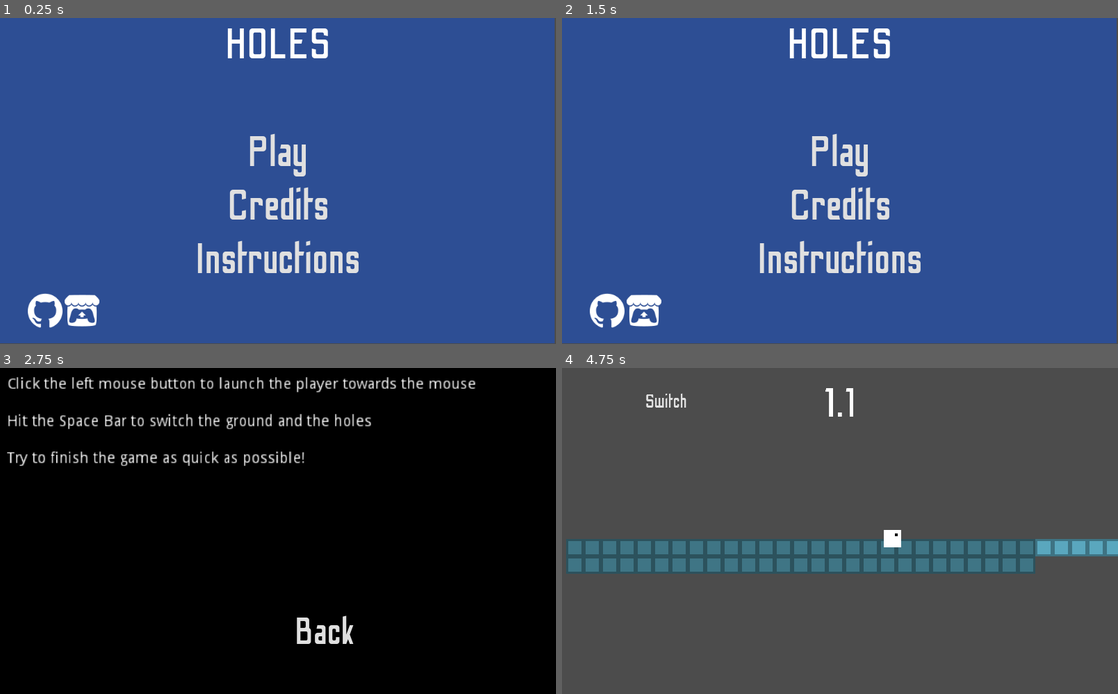
Above: before the commit, frames 1-4 (two rows, left to right).
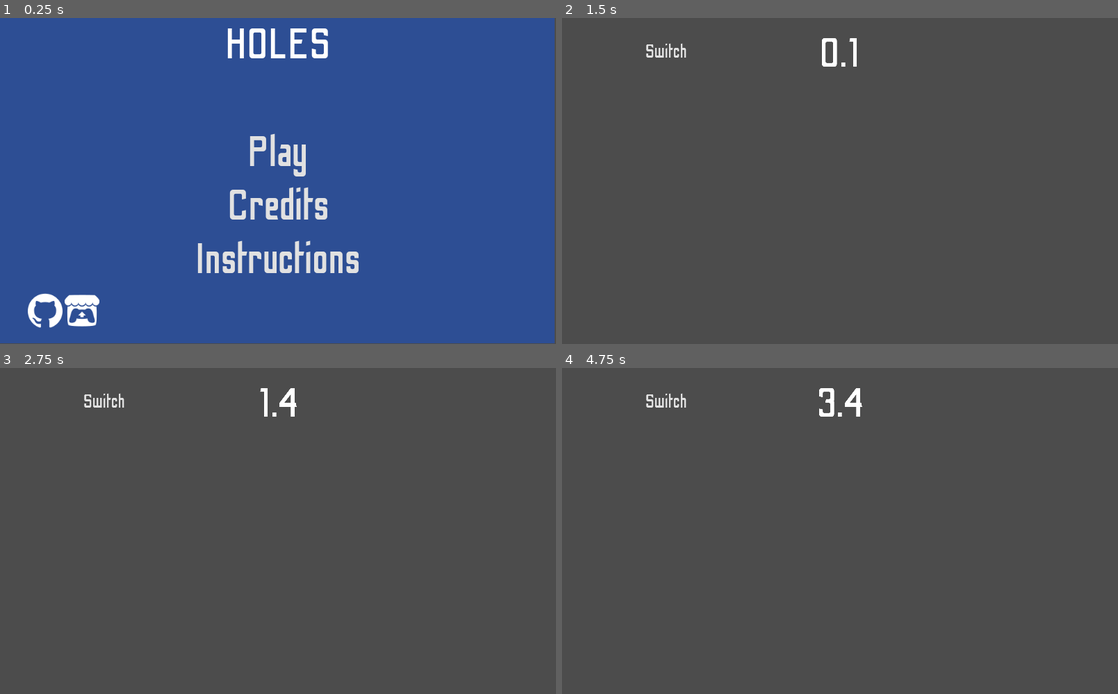
Above: after the commit, the same moments.

Repository: jonot-cyber/brackeys-game-jam-game-that-i-am-doing
Game: Godot game, scene res://Scenes/Menu.tscn
Same seed, same stepped clock (60 frames per second), same inputs: the game is played once before the commit and once after it. Before the commit the project starts from res://Scenes/UI.tscn.
Inputs (mouse positions are in pixels of both pictures, inside the frame that each line leads up to):
- Up to frame 1 (0.25 s): no input
- Up to frame 2 (1.5 s): click "Credits" at 0.5 s; click "Back" at 1.25 s
- Up to frame 3 (2.75 s): click (278, 609) at 2 s, where only the run before the commit has a clickable "Instructions"
- Up to frame 4 (4.75 s): click (884, 632) at 2.75 s, where only the run before the commit has a clickable "Back"; click (840, 501) at 3.5 s, where only the run before the commit has a clickable "Play"; tap Enter at 4.25 s; move the mouse to (962, 514) at 4.27 s; click (962, 514) at 4.42 s; tap Space at 4.52 s

The runs differ from the first frame. In frame 2, 99% of the frame differs, in the area x 0-100%, y 0-100%; in frame 3, 99%; in frame 4, 10%.

Commit message:
Fix some more stuff

Diff:
--- /dev/null
+++ b/Scenes/Menu.tscn
@@ -0,0 +1,135 @@
+[gd_scene load_steps=11 format=2]
+
+[ext_resource path="res://Scripts/UI/Itch.gd" type="Script" id=1]
+[ext_resource path="res://Assets/OdibeeSans-Regular.ttf" type="DynamicFontData" id=2]
+[ext_resource path="res://Assets/Images/github.svg" type="Texture" id=3]
+[ext_resource path="res://Assets/Images/itch-dot-io.svg" type="Texture" id=4]
+[ext_resource path="res://Scripts/UI/Github.gd" type="Script" id=5]
+[ext_resource path="res://Scripts/UI/Button.gd" type="Script" id=6]
+[ext_resource path="res://Scripts/UI/Record.gd" type="Script" id=7]
+
+[sub_resource type="DynamicFont" id=1]
+size = 80
+font_data = ExtResource( 2 )
+
+[sub_resource type="DynamicFont" id=2]
+size = 80
+font_data = ExtResource( 2 )
+
+[sub_resource type="DynamicFont" id=3]
+size = 32
+font_data = ExtResource( 2 )
+
+[node name="UI" type="Control"]
+anchor_right = 1.0
+anchor_bottom = 1.0
+__meta__ = {
+"_edit_use_anchors_": false
+}
+
+[node name="ColorRect" type="ColorRect" parent="."]
+margin_left = -2.86395
+margin_top = -1.43201
+margin_right = 1021.14
+margin_bottom = 598.568
+color = Color( 0.176471, 0.305882, 0.580392, 1 )
+__meta__ = {
+"_edit_use_anchors_": false
+}
+
+[node name="Label" type="Label" parent="."]
+rect_min_size = Vector2( 1024, 100 )
+custom_fonts/font = SubResource( 1 )
+text = "HOLES"
+align = 1
+valign = 1
+
+[node name="VBoxContainer" type="VBoxContainer" parent="."]
+margin_left = 351.0
+margin_top = 200.0
+margin_right = 673.0
+margin_bottom = 493.0
+__meta__ = {
+"_edit_use_anchors_": false
+}
+
+[node name="Play" type="Button" parent="VBoxContainer"]
+margin_right = 322.0
+margin_bottom = 95.0
+custom_fonts/font = SubResource( 2 )
+text = "Play"
+flat = true
+script = ExtResource( 6 )
+__meta__ = {
+"_edit_use_anchors_": false
+}
+
+[node name="Credits" type="Button" parent="VBoxContainer"]
+margin_top = 99.0
+margin_right = 322.0
+margin_bottom = 194.0
+custom_fonts/font = SubResource( 2 )
+text = "Credits"
+flat = true
+script = ExtResource( 6 )
+__meta__ = {
+"_edit_use_anchors_": false
+}
+
+[node name="Instructions" type="Button" parent="VBoxContainer"]
+margin_top = 198.0
+margin_right = 322.0
+margin_bottom = 293.0
+custom_fonts/font = SubResource( 2 )
+text = "Instructions"
+flat = true
+script = ExtResource( 6 )
+__meta__ = {
+"_edit_use_anchors_": false
+}
+
+[node name="Record" type="Label" parent="."]
+margin_left = 148.0
+margin_top = 130.0
+margin_right = 367.0
+margin_bottom = 166.0
+custom_fonts/font = SubResource( 3 )
+text = "Best Time: 1 second"
+script = ExtResource( 7 )
+__meta__ = {
+"_edit_use_anchors_": false
+}
+
+[node name="HBoxContainer" type="HBoxContainer" parent="."]
+anchor_left = 0.05
+anchor_top = -0.05
+anchor_right = 0.1
+anchor_bottom = 50.0
+margin_top = 536.0
+margin_right = 1024.0
+margin_bottom = 600.0
+__meta__ = {
+"_edit_use_anchors_": false
+}
+
+[node name="Github" type="TextureButton" parent="HBoxContainer"]
+margin_right = 64.0
+margin_bottom = 30094.0
+texture_normal = ExtResource( 3 )
+texture_pressed = ExtResource( 3 )
+texture_hover = ExtResource( 3 )
+texture_disabled = ExtResource( 3 )
+texture_focused = ExtResource( 3 )
+script = ExtResource( 5 )
+
+[node name="Itch" type="TextureButton" parent="HBoxContainer"]
+margin_left = 68.0
+margin_right = 132.0
+margin_bottom = 30094.0
+texture_normal = ExtResource( 4 )
+script = ExtResource( 1 )
+[connection signal="pressed" from="VBoxContainer/Play" to="VBoxContainer/Play" method="press"]
+[connection signal="pressed" from="VBoxContainer/Credits" to="VBoxContainer/Credits" method="press"]
+[connection signal="pressed" from="VBoxContainer/Instructions" to="VBoxContainer/Instructions" method="press"]
+[connection signal="pressed" from="HBoxContainer/Github" to="HBoxContainer/Github" method="_on_Github_pressed"]
+[connection signal="pressed" from="HBoxContainer/Itch" to="HBoxContainer/Itch" method="_on_Itch_pressed"]
--- a/Scenes/Objects/Player.tscn
+++ b/Scenes/Objects/Player.tscn
@@ -9,38 +9,38 @@
 [ext_resource path="res://Assets/Music/Checkpoint.wav" type="AudioStream" id=10]
 [ext_resource path="res://Assets/Music/MusicA.ogg" type="AudioStream" id=11]
 
-[sub_resource type="CanvasItemMaterial" id=5]
+[sub_resource type="CanvasItemMaterial" id=1]
 light_mode = 1
 
-[sub_resource type="RectangleShape2D" id=6]
+[sub_resource type="RectangleShape2D" id=2]
 extents = Vector2( 16, 16 )
 
-[sub_resource type="CanvasItemMaterial" id=7]
+[sub_resource type="CanvasItemMaterial" id=3]
 light_mode = 1
 particles_animation = true
 particles_anim_h_frames = 1
 particles_anim_v_frames = 1
 particles_anim_loop = false
 
-[sub_resource type="Gradient" id=8]
+[sub_resource type="Gradient" id=4]
 colors = PoolColorArray( 0.796875, 0.0996094, 0.0996094, 1, 0.902344, 0.577403, 0.0704956, 1 )
 
-[sub_resource type="CanvasItemMaterial" id=9]
+[sub_resource type="CanvasItemMaterial" id=5]
 light_mode = 1
 
 [node name="Player" type="KinematicBody2D"]
 position = Vector2( 14.27, -19.0273 )
 script = ExtResource( 1 )
-speed = 3.5
-gravity = 0.09
+speed = 3.25
+gravity = 0.085
 
 [node name="Sprite" type="Sprite" parent="."]
-material = SubResource( 5 )
+material = SubResource( 1 )
 scale = Vector2( 2, 2 )
 texture = ExtResource( 2 )
 
 [node name="CollisionShape" type="CollisionShape2D" parent="."]
-shape = SubResource( 6 )
+shape = SubResource( 2 )
 
 [node name="Camera" type="Camera2D" parent="."]
 current = true
@@ -65,9 +65,29 @@
 damping = 23.66
 scale_amount = 13.0
 scale_amount_random = 0.5
-color_ramp = SubResource( 8 )
+color_ramp = SubResource( 4 )
 anim_speed = 1.0
 anim_speed_random = 0.32
+
+[node name="Bounce" type="CPUParticles2D" parent="."]
+material = SubResource( 5 )
+position = Vector2( 0, 50 )
+z_index = -2
+emitting = false
+lifetime = 0.5
+one_shot = true
+explosiveness = 1.0
+lifetime_randomness = 1.0
+local_coords = false
+direction = Vector2( 1, 3 )
+spread = 176.4
+gravity = Vector2( 0, -30 )
+initial_velocity = 50.0
+scale_amount = 13.0
+
+[node name="BounceTimer" type="Timer" parent="Bounce"]
+wait_time = 0.5
+one_shot = true
 
 [node name="Respawn" type="Timer" parent="."]
 one_shot = true
@@ -93,29 +113,9 @@
 volume_db = 1.0
 autoplay = true
 
-[node name="Bounce" type="CPUParticles2D" parent="."]
-material = SubResource( 9 )
-position = Vector2( 0, 50 )
-z_index = -2
-emitting = false
-lifetime = 0.5
-one_shot = true
-explosiveness = 1.0
-lifetime_randomness = 1.0
-local_coords = false
-direction = Vector2( 1, 3 )
-spread = 176.4
-gravity = Vector2( 0, -30 )
-initial_velocity = 50.0
-scale_amount = 13.0
-
-[node name="BounceTimer" type="Timer" parent="Bounce"]
-wait_time = 0.5
-one_shot = true
-
 [node name="Background" type="CanvasModulate" parent="."]
 color = Color( 0.403922, 0.74902, 0.85098, 1 )
 
 [node name="Tween" type="Tween" parent="Background"]
+[connection signal="timeout" from="Bounce/BounceTimer" to="." method="bounce_timeout"]
 [connection signal="timeout" from="Respawn" to="." method="_on_Respawn_timeout"]
-[connection signal="timeout" from="Bounce/BounceTimer" to="." method="bounce_timeout"]
--- a/Scenes/Play.tscn
+++ b/Scenes/Play.tscn
@@ -6,7 +6,7 @@
 [ext_resource path="res://Scenes/Objects/Player.tscn" type="PackedScene" id=4]
 [ext_resource path="res://Scenes/Objects/Checkpoint.tscn" type="PackedScene" id=5]
 [ext_resource path="res://Scripts/EndPoint.gd" type="Script" id=6]
-[ext_resource path="res://UI.tscn" type="PackedScene" id=7]
+[ext_resource path="res://Scenes/UI.tscn" type="PackedScene" id=7]
 
 [sub_resource type="ConvexPolygonShape2D" id=1]
 points = PoolVector2Array( 16, 16, 0, 16, 0, 0, 16, 0 )
@@ -103,7 +103,7 @@
 [sub_resource type="RectangleShape2D" id=4]
 extents = Vector2( 603.246, 2045.04 )
 
-[node name="Node2D" type="Node2D"]
+[node name="Main" type="Node2D"]
 script = ExtResource( 1 )
 
 [node name="TileMap" type="TileMap" parent="."]
@@ -135,24 +135,24 @@
 color = Color( 0.403922, 0.556863, 0.376471, 1 )
 
 [node name="Checkpoint2" parent="Checkpoints" instance=ExtResource( 5 )]
-position = Vector2( 3440, -203.452 )
+position = Vector2( 3440, -289.172 )
 color = Color( 0.392157, 0.462745, 0.541176, 1 )
 
 [node name="Checkpoint3" parent="Checkpoints" instance=ExtResource( 5 )]
-position = Vector2( 6063.12, -198.628 )
+position = Vector2( 6054.64, -308.937 )
 color = Color( 0.533333, 0.364706, 0.509804, 1 )
+switch = "blue"
 
 [node name="Checkpoint4" parent="Checkpoints" instance=ExtResource( 5 )]
-position = Vector2( 9298.31, 75.4353 )
+position = Vector2( 9284.85, 21.6179 )
 color = Color( 0.54902, 0.47451, 0.34902, 1 )
-switch = "blue"
 
 [node name="Checkpoint5" parent="Checkpoints" instance=ExtResource( 5 )]
-position = Vector2( 11160.8, 99.3658 )
+position = Vector2( 11137.3, 42.1848 )
 color = Color( 0.560784, 0.301961, 0.301961, 1 )
 
 [node name="CanvasLayer" parent="." instance=ExtResource( 7 )]
 [connection signal="reset" from="Player" to="TileMap" method="update_tiles"]
+[connection signal="switch" from="Player" to="." method="_on_Player_switch"]
 [connection signal="switch" from="Player" to="TileMap" method="update_tiles"]
-[connection signal="switch" from="Player" to="." method="_on_Player_switch"]
 [connection signal="body_entered" from="EndPoint" to="EndPoint" method="_on_EndPoint_body_entered"]
--- a/Scenes/UI.tscn
+++ b/Scenes/UI.tscn
@@ -1,135 +1,82 @@
-[gd_scene load_steps=11 format=2]
+[gd_scene load_steps=9 format=2]
 
 [ext_resource path="res://Assets/OdibeeSans-Regular.ttf" type="DynamicFontData" id=1]
-[ext_resource path="res://Scripts/UI/Button.gd" type="Script" id=2]
-[ext_resource path="res://Scripts/UI/Record.gd" type="Script" id=3]
-[ext_resource path="res://Assets/Images/github.svg" type="Texture" id=4]
-[ext_resource path="res://Assets/Images/itch-dot-io.svg" type="Texture" id=5]
-[ext_resource path="res://Scripts/UI/Github.gd" type="Script" id=6]
-[ext_resource path="res://Scripts/UI/Itch.gd" type="Script" id=7]
+[ext_resource path="res://Assets/SwitchStyle.tres" type="StyleBox" id=2]
+[ext_resource path="res://Scripts/UI/Time.gd" type="Script" id=3]
+[ext_resource path="res://Scripts/UI/CheckpointText.gd" type="Script" id=4]
 
-[sub_resource type="DynamicFont" id=1]
-size = 80
-font_data = ExtResource( 1 )
+[sub_resource type="CanvasItemMaterial" id=1]
+light_mode = 1
 
 [sub_resource type="DynamicFont" id=2]
-size = 80
+size = 70
 font_data = ExtResource( 1 )
 
 [sub_resource type="DynamicFont" id=3]
-size = 32
+size = 200
 font_data = ExtResource( 1 )
 
-[node name="UI" type="Control"]
-anchor_right = 1.0
-anchor_bottom = 1.0
-__meta__ = {
-"_edit_use_anchors_": false
-}
+[sub_resource type="DynamicFont" id=4]
+size = 150
+font_data = ExtResource( 1 )
 
-[node name="ColorRect" type="ColorRect" parent="."]
-margin_left = -2.86395
-margin_top = -1.43201
-margin_right = 1021.14
-margin_bottom = 598.568
-color = Color( 0.176471, 0.305882, 0.580392, 1 )
+[node name="CanvasLayer" type="CanvasLayer"]
+scale = Vector2( 0.5, 0.5 )
+transform = Transform2D( 0.5, 0, 0, 0.5, 0, 0 )
+
+[node name="SwitchButton" type="Button" parent="."]
+material = SubResource( 1 )
+anchor_right = 0.5
+margin_top = 85.0
+margin_right = 256.0
+custom_styles/hover = ExtResource( 2 )
+custom_styles/pressed = ExtResource( 2 )
+custom_styles/focus = ExtResource( 2 )
+custom_styles/normal = ExtResource( 2 )
+custom_fonts/font = SubResource( 2 )
+text = "Switch"
+flat = true
 __meta__ = {
 "_edit_use_anchors_": false
 }
 
 [node name="Label" type="Label" parent="."]
-rect_min_size = Vector2( 1024, 100 )
-custom_fonts/font = SubResource( 1 )
-text = "HOLES"
+visible = false
+material = SubResource( 1 )
+margin_left = -1517.73
+margin_top = -915.027
+margin_right = 1542.27
+margin_bottom = 288.973
+custom_fonts/font = SubResource( 3 )
+text = "Checkpoint Reached"
 align = 1
 valign = 1
-
-[node name="VBoxContainer" type="VBoxContainer" parent="."]
-margin_left = 351.0
-margin_top = 200.0
-margin_right = 673.0
-margin_bottom = 493.0
+script = ExtResource( 4 )
 __meta__ = {
 "_edit_use_anchors_": false
 }
 
-[node name="Play" type="Button" parent="VBoxContainer"]
-margin_right = 322.0
-margin_bottom = 95.0
-custom_fonts/font = SubResource( 2 )
-text = "Play"
-flat = true
-script = ExtResource( 2 )
-__meta__ = {
-"_edit_use_anchors_": false
-}
+[node name="TextFade" type="Timer" parent="Label"]
+one_shot = true
 
-[node name="Credits" type="Button" parent="VBoxContainer"]
-margin_top = 99.0
-margin_right = 322.0
-margin_bottom = 194.0
-custom_fonts/font = SubResource( 2 )
-text = "Credits"
-flat = true
-script = ExtResource( 2 )
-__meta__ = {
-"_edit_use_anchors_": false
-}
+[node name="Tween" type="Tween" parent="Label"]
 
-[node name="Instructions" type="Button" parent="VBoxContainer"]
-margin_top = 198.0
-margin_right = 322.0
-margin_bottom = 293.0
-custom_fonts/font = SubResource( 2 )
-text = "Instructions"
-flat = true
-script = ExtResource( 2 )
-__meta__ = {
-"_edit_use_anchors_": false
-}
-
-[node name="Record" type="Label" parent="."]
-margin_left = 148.0
-margin_top = 130.0
-margin_right = 367.0
-margin_bottom = 166.0
-custom_fonts/font = SubResource( 3 )
-text = "Best Time: 1 second"
+[node name="Time" type="Label" parent="."]
+material = SubResource( 1 )
+anchor_right = 1.5
+margin_top = 50.0
+margin_right = 512.0
+custom_fonts/font = SubResource( 4 )
+text = "0
+"
+align = 1
 script = ExtResource( 3 )
 __meta__ = {
 "_edit_use_anchors_": false
 }
 
-[node name="HBoxContainer" type="HBoxContainer" parent="."]
-anchor_left = 0.05
-anchor_top = -0.05
-anchor_right = 0.1
-anchor_bottom = 50.0
-margin_top = 536.0
-margin_right = 1024.0
-margin_bottom = 600.0
-__meta__ = {
-"_edit_use_anchors_": false
-}
-
-[node name="Github" type="TextureButton" parent="HBoxContainer"]
-margin_right = 64.0
-margin_bottom = 30094.0
-texture_normal = ExtResource( 4 )
-texture_pressed = ExtResource( 4 )
-texture_hover = ExtResource( 4 )
-texture_disabled = ExtResource( 4 )
-texture_focused = ExtResource( 4 )
-script = ExtResource( 6 )
-
-[node name="Itch" type="TextureButton" parent="HBoxContainer"]
-margin_left = 68.0
-margin_right = 132.0
-margin_bottom = 30094.0
-texture_normal = ExtResource( 5 )
-script = ExtResource( 7 )
-[connection signal="pressed" from="VBoxContainer/Play" to="VBoxContainer/Play" method="press"]
-[connection signal="pressed" from="VBoxContainer/Credits" to="VBoxContainer/Credits" method="press"]
-[connection signal="pressed" from="VBoxContainer/Instructions" to="VBoxContainer/Instructions" method="press"]
-[connection signal="pressed" from="HBoxContainer/Github" to="HBoxContainer/Github" method="_on_Github_pressed"]
-[connection signal="pressed" from="HBoxContainer/Itch" to="HBoxContainer/Itch" method="_on_Itch_pressed"]
+[node name="Second" type="Timer" parent="Time"]
+wait_time = 0.1
+autostart = true
+[connection signal="timeout" from="Label/TextFade" to="Label" method="_on_TextFade_timeout"]
+[connection signal="timeout" from="Time/Second" to="Time" method="_on_Second_timeout"]
--- a/Scripts/PlayerController.gd
+++ b/Scripts/PlayerController.gd
@@ -2,8 +2,8 @@
 
 var direction      : Vector2 = Vector2(0,0)
 
-export var speed   : float = 5
-export var gravity : float = .1
+export var speed   : float = 3.5
+export var gravity : float = .09
 
 onready var camera : Camera2D = get_node("Camera")
 onready var sprite : Sprite   = get_node("Sprite")
--- a/UI.tscn
+++ /dev/null
@@ -1,82 +0,0 @@
-[gd_scene load_steps=9 format=2]
-
-[ext_resource path="res://Assets/OdibeeSans-Regular.ttf" type="DynamicFontData" id=1]
-[ext_resource path="res://Assets/SwitchStyle.tres" type="StyleBox" id=2]
-[ext_resource path="res://Scripts/UI/Time.gd" type="Script" id=3]
-[ext_resource path="res://Scripts/UI/CheckpointText.gd" type="Script" id=4]
-
-[sub_resource type="CanvasItemMaterial" id=1]
-light_mode = 1
-
-[sub_resource type="DynamicFont" id=2]
-size = 70
-font_data = ExtResource( 1 )
-
-[sub_resource type="DynamicFont" id=3]
-size = 200
-font_data = ExtResource( 1 )
-
-[sub_resource type="DynamicFont" id=4]
-size = 150
-font_data = ExtResource( 1 )
-
-[node name="CanvasLayer" type="CanvasLayer"]
-scale = Vector2( 0.5, 0.5 )
-transform = Transform2D( 0.5, 0, 0, 0.5, 0, 0 )
-
-[node name="SwitchButton" type="Button" parent="."]
-material = SubResource( 1 )
-anchor_right = 0.5
-margin_top = 85.0
-margin_right = 256.0
-custom_styles/hover = ExtResource( 2 )
-custom_styles/pressed = ExtResource( 2 )
-custom_styles/focus = ExtResource( 2 )
-custom_styles/normal = ExtResource( 2 )
-custom_fonts/font = SubResource( 2 )
-text = "Switch"
-flat = true
-__meta__ = {
-"_edit_use_anchors_": false
-}
-
-[node name="Label" type="Label" parent="."]
-visible = false
-material = SubResource( 1 )
-margin_left = -1517.73
-margin_top = -915.027
-margin_right = 1542.27
-margin_bottom = 288.973
-custom_fonts/font = SubResource( 3 )
-text = "Checkpoint Reached"
-align = 1
-valign = 1
-script = ExtResource( 4 )
-__meta__ = {
-"_edit_use_anchors_": false
-}
-
-[node name="TextFade" type="Timer" parent="Label"]
-one_shot = true
-
-[node name="Tween" type="Tween" parent="Label"]
-
-[node name="Time" type="Label" parent="."]
-material = SubResource( 1 )
-anchor_right = 1.5
-margin_top = 50.0
-margin_right = 512.0
-custom_fonts/font = SubResource( 4 )
-text = "0
-"
-align = 1
-script = ExtResource( 3 )
-__meta__ = {
-"_edit_use_anchors_": false
-}
-
-[node name="Second" type="Timer" parent="Time"]
-wait_time = 0.1
-autostart = true
-[connection signal="timeout" from="Label/TextFade" to="Label" method="_on_TextFade_timeout"]
-[connection signal="timeout" from="Time/Second" to="Time" method="_on_Second_timeout"]
--- a/project.godot
+++ b/project.godot
@@ -16,7 +16,7 @@
 [application]
 
 config/name="Holes"
-run/main_scene="res://Scenes/UI.tscn"
+run/main_scene="res://Scenes/Menu.tscn"
 config/icon="res://Assets/Images/icon.png"
 
 [debug]
@@ -38,7 +38,6 @@
 
 [rendering]
 
-quality/driver/driver_name="GLES2"
 quality/driver/fallback_to_gles2=true
 quality/intended_usage/framebuffer_allocation=1
 quality/intended_usage/framebuffer_allocation.mobile=1
Binary file changed: Assets/TilesetDebug.png
Not shown: 1 places in Scenes/Objects/Player.tscn that only renumber resources
